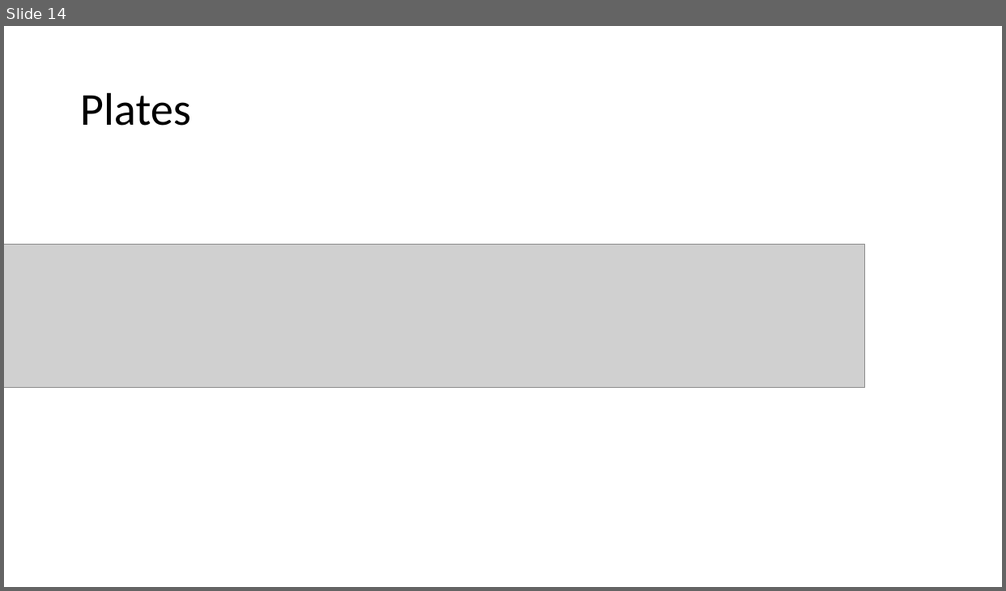
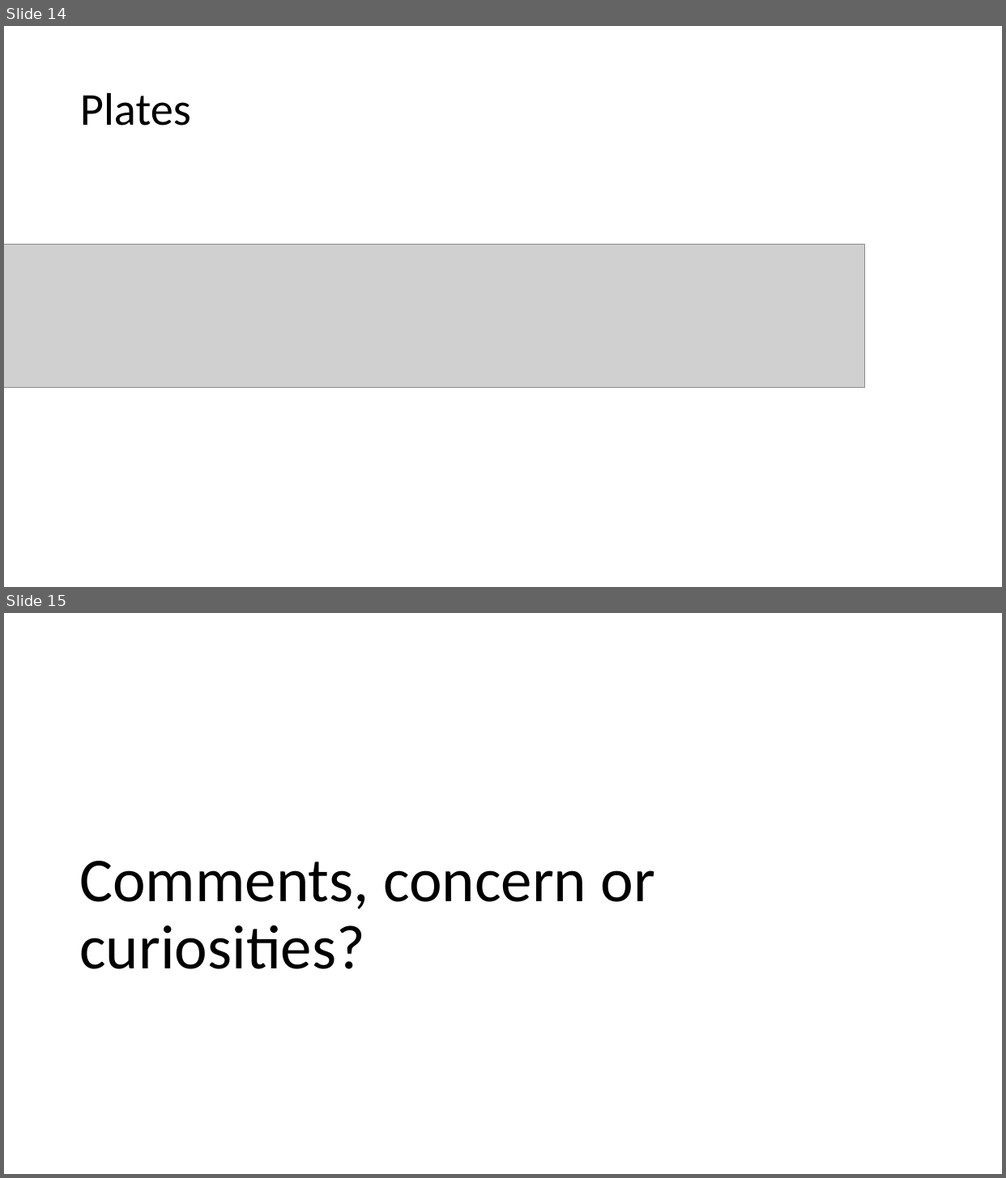
Before and after one commit to yegeyang/Project_1, a slide deck: Project1.pptx. Shown one above the other, each under a label of ours: slide 14 before the commit, slides 14 and 15 after it. The pictures are 1006x591 and 1006x1178 pixels, drawn with LibreOffice and Linux fonts; fonts in the diff are those of the drawing; grey boxes stand for pictures. Boxes give left, top, right and bottom in pixels: in the first picture for what was removed or moved away, otherwise in the second. Text is boxed around its words. In the diff, an @@ line names an element or a change of style, - is before the commit and + after.

```diff
--- a/Project1.pptx
+++ b/Project1.pptx
@@ slide 15 added at bbox=[4, 613, 1002, 1174], background #FFFFFF @@
@@ title added at bbox=[79, 861, 655, 969], 60 pt, text #000000 @@
+Comments, concern or curiosities?
```
